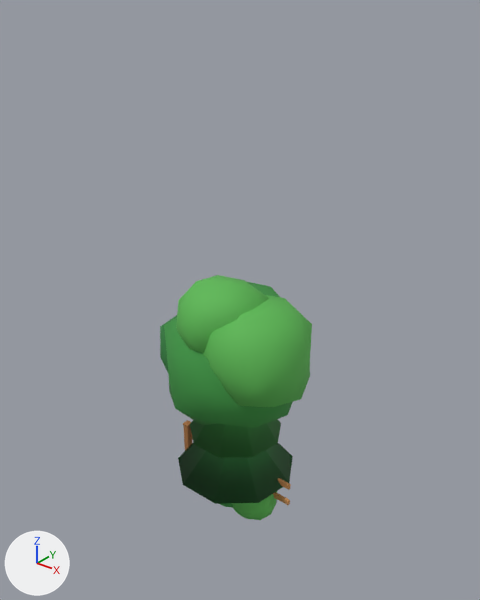
The glTF model public/models/props.glb, before and after one commit.
The view is the same before and after, from a 50 mm lens placed at (6.22, -7.65, 8.87), pointed at (0.03, 0.09, 4.07). Lighting does not change. The marker at lower left points along +X, +Y and +Z. The picture after the commit comes second. Where no turn or scale is listed for an object, it has been applied to the vertices.

The first picture shows 'bush', 'pine', 'tree' and 1 more.
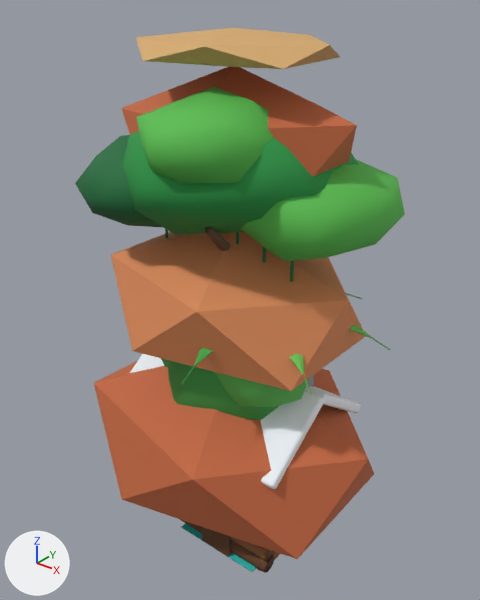
Where the change shows, as pixel boxes [x1, y1, x2, y2] in the pictures (480 x 600 px):
'mesa', added
    after: [94, 28, 374, 559]
    faces in mat_red_rock (orange #c46840): [94, 67, 374, 559]
    faces in mat_red_rock_light (orange #de8c5a): [111, 232, 366, 391]
    faces in mat_sand_rock (beige #d6aa6e): [136, 28, 340, 69]
'jungletree', added
    after: [75, 87, 405, 282]
    faces in mat_jungle_leaf_light (green #5abe50): [137, 87, 405, 261]
    faces in mat_jungle_leaf (green #289646): [123, 132, 358, 234]
    faces in mat_jungle_leaf_dark (dark green #1c6e3c): [75, 135, 294, 282]
    faces in mat_jungle_trunk (brown #6e543c): [204, 227, 231, 251]
'cabin', added
    after: [130, 354, 361, 573]
    faces in mat_snow (white #f0f6fc): [130, 354, 361, 489]
    faces in mat_log_dark (brown #643e24): [181, 520, 274, 573]
    faces in mat_log (brown #8c5a34): [231, 537, 280, 571]
'palm', added (mostly hidden)
    after: [182, 293, 390, 395]
    faces in mat_palm_frond_light (green #6ec456): [289, 325, 390, 395]
    faces in mat_palm_frond (green #46a848): [182, 293, 362, 384]
'umbrella', added (mostly hidden)
    after: [181, 523, 256, 572]
    faces in mat_teal (cyan #28beb4): [181, 523, 256, 572]
'tree', unchanged, covered by the edit
    before: [160, 275, 312, 428]
    after: [161, 358, 309, 420]
'pine', unchanged, covered by the edit
    before: [178, 419, 293, 504]

Edits to the bpy script that builds the scene:
```text
Add ob_umbrella:
    ob_umbrella = bpy.data.objects.new('umbrella', me_umbrella)  # 56 vertices, 96 faces; spans x -1.1..1.4, y -1.3..1.1, z -1.1..1.3; in mat_white (white #f5f5f5), mat_red (red #e63c32), mat_teal (cyan #28beb4)
    ob_umbrella.location = (0.0, 0.0, 1.1)
Add ob_palm:
    ob_palm = bpy.data.objects.new('palm', me_palm)  # 774 vertices, 1472 faces; spans x -1.48..2.53, y -2.06..1.92, z -0.24..4.08; in mat_palm_trunk (brown #a6784e), mat_palm_trunk_dark (brown #805a38), mat_palm_frond_light (green #6ec456), mat_palm_frond (green #46a848), mat_coconut (brown #6e4828)
    ob_palm.location = (0.0, 0.0, 0.23)
Add ob_mesa:
    ob_mesa = bpy.data.objects.new('mesa', me_mesa)  # 48 vertices, 80 faces; spans x -2.85..2.65, y -2.08..1.89, z -0.09..8.25; in mat_red_rock (orange #c46840), mat_red_rock_light (orange #de8c5a), mat_sand_rock (beige #d6aa6e)
    ob_mesa.location = (0.0, 0.0, 0.0)
Add ob_jungletree:
    ob_jungletree = bpy.data.objects.new('jungletree', me_jungletree)  # 312 vertices, 564 faces; spans x -2.56..2.47, y -2.03..1.71, z -3.0..4.58; in mat_jungle_trunk (brown #6e543c), mat_jungle_leaf (green #289646), mat_jungle_leaf_light (green #5abe50), mat_jungle_leaf_dark (dark green #1c6e3c)
    ob_jungletree.location = (0.0, 0.0, 3.0)
Add ob_cabin:
    ob_cabin = bpy.data.objects.new('cabin', me_cabin)  # 676 vertices, 1236 faces; spans x -1.8..1.8, y -0.24..2.44, z -0.15..3.33; in mat_log_dark (brown #643e24), mat_log (brown #8c5a34), mat_snow (white #f0f6fc), mat_window_glow (orange #ffd678), mat_rock (grey #96989c)
    ob_cabin.location = (0.0, -1.1, 0.15)
```
